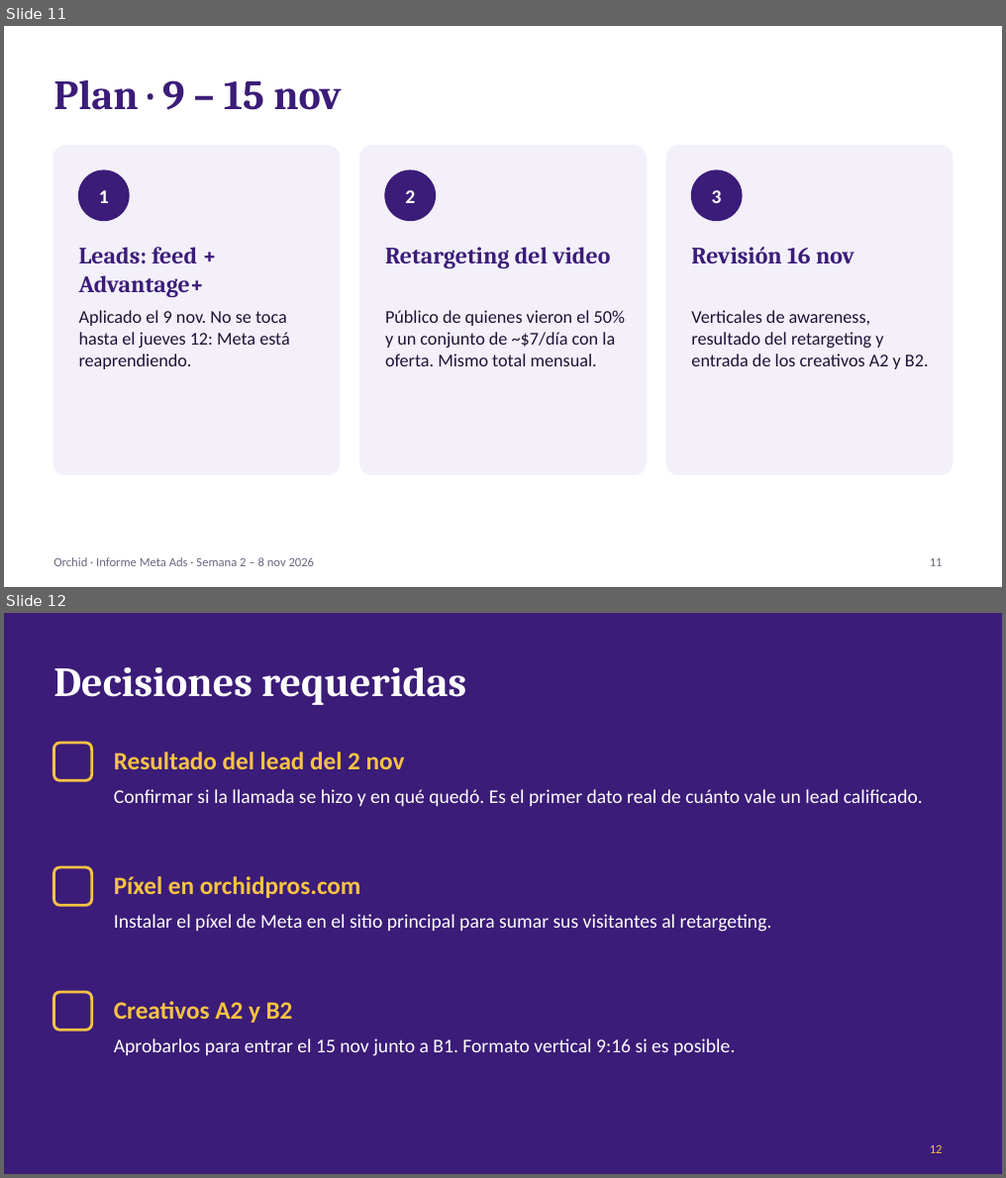
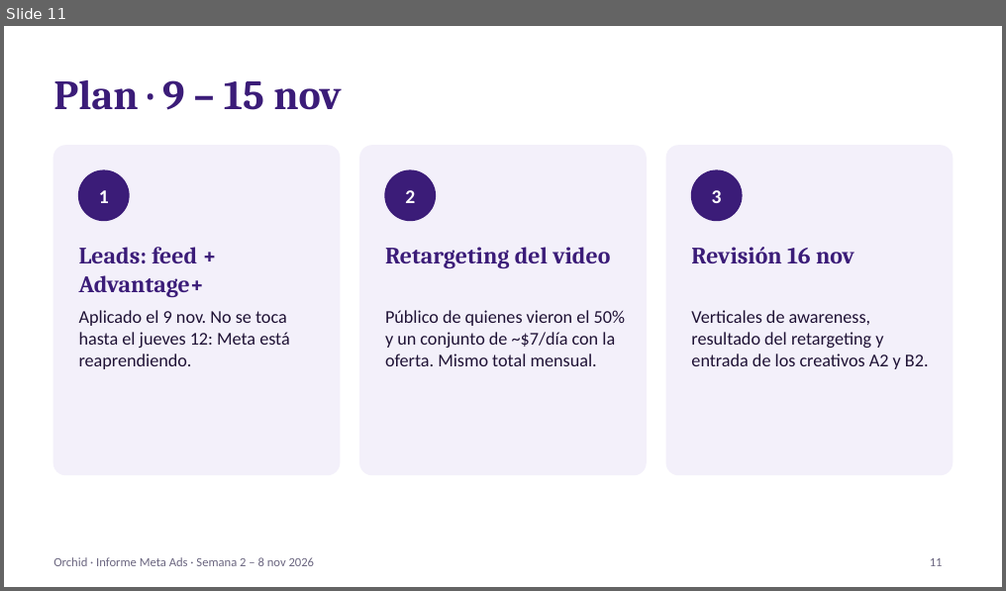
Before and after one commit to manlizard-sys/MetaADS2026, a slide deck: build/reports/informes/Informe_Meta_Ads_Orchid_2026-11-09.pptx. Shown one above the other, each under a label of ours: slides 11 and 12 before the commit, slide 11 after it. The pictures are 1006x1178 and 1006x591 pixels, drawn with LibreOffice and Linux fonts; fonts in the diff are those of the drawing. Boxes give left, top, right and bottom in pixels: in the first picture for what was removed or moved away, otherwise in the second. Text is boxed around its words. In the diff, an @@ line names an element or a change of style, - is before the commit and + after.

```diff
--- a/build/reports/informes/Informe_Meta_Ads_Orchid_2026-11-09.pptx
+++ b/build/reports/informes/Informe_Meta_Ads_Orchid_2026-11-09.pptx
@@ slide 12 removed at [4,613,1002,1174], background #3B1C78 @@
@@ title removed at [54,667,466,705] @@
-Decisiones requeridas
@@ rounded rectangle removed at [54,743,92,780] @@
@@ text removed at [114,752,405,769] @@
-Resultado del lead del 2 nov
@@ text removed at [114,789,923,806] @@
-Confirmar si la llamada se hizo y en qué quedó. Es el primer dato real de cuánto vale un lead calificado.
@@ rounded rectangle removed at [54,867,92,905] @@
@@ text removed at [114,876,361,898] @@
-Píxel en orchidpros.com
@@ text removed at [114,914,772,932] @@
-Instalar el píxel de Meta en el sitio principal para sumar sus visitantes al retargeting.
@@ rounded rectangle removed at [54,992,92,1030] @@
@@ text removed at [114,1001,293,1023] @@
-Creativos A2 y B2
@@ text removed at [114,1039,735,1057] @@
-Aprobarlos para entrar el 15 nov junto a B1. Formato vertical 9:16 si es posible.
@@ page number removed at [930,1146,943,1154] @@
-12
```
Also in this commit, not shown: 3 other files.
